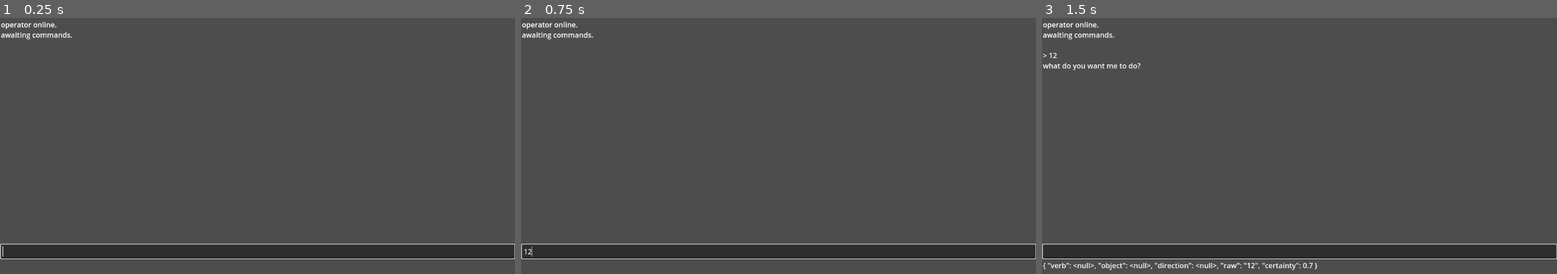
Above: before the commit, frames 1-3 (left to right).
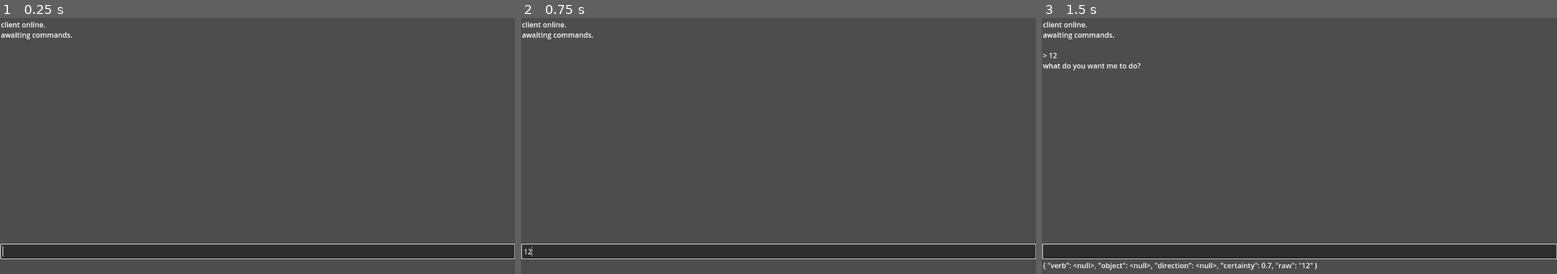
Above: after the commit, the same moments.

Repository: 11bunno11/escort-gam
Game: Godot game, scene res://control.tscn
The game is run twice, just before and just after one commit, with the same random seed, the same clock (stepped at 60 frames per second) and the same inputs.
Inputs (mouse positions are in pixels of both pictures, inside the frame that each line leads up to):
- Up to frame 1 (0.25 s): no input
- Up to frame 2 (0.75 s): click (778, 250) at 0.52 s; type "12" at 0.6 s
- Up to frame 3 (1.5 s): tap Enter at 1.25 s; hold Right from 1.28 s (still down); tap Alt at 1.35 s

The runs differ from the first frame. In frame 1, 0.1% of the frame differs, in the area x 0-12%, y 1-5%; in frame 2, 0.1%; in frame 3, 0.3%, in the area x 0-53%, y 1-99%.

Commit message:
i forgor but i made dialogue dynamic

Diff:
--- a/main.gd
+++ b/main.gd
@@ -38,7 +38,7 @@
 
 func _ready():
 	astronaut_text.clear()
-	astronaut_text.text = "operator online.\nawaiting commands.\n"
+	astronaut_text.text = "client online.\nawaiting commands.\n"
 	input_line.grab_focus()
 
 func _on_input_line_text_submitted(text):
@@ -71,9 +71,9 @@
 		if direction == null and DIRECTIONS.has(w):
 			direction = DIRECTIONS[w]
 
-	if "maybe" in words or "think" in words or "not sure" in text:
+	if "dont" in words or "maybe" in words or "not" in text:
 		certainty = 0.3
-	elif "pretty sure" in text or "looks like" in text:
+	elif "pretty" in text or "should" in text:
 		certainty = 0.6
 	elif "definitely" in text or "100%" in text:
 		certainty = 0.9
@@ -82,8 +82,9 @@
 		"verb": verb,
 		"object": object,
 		"direction": direction,
-		"raw": text,
-		"certainty": certainty
+		"certainty": certainty,
+		"raw": text
+
 		}
 func astronaut_response(result: Dictionary) -> String:
 	if result.verb == null:
@@ -91,12 +92,12 @@
 
 	var prefix = ""
 	if result.certainty < 0.4:
-		prefix = "i think"
+		prefix = "maybe?"
 	elif result.certainty < 0.7:
-		prefix = "pretty sure"
+		prefix = "got it."
 
 	if result.verb == "MOVE" and result.direction == null:
-		return "which way?"
+		return prefix + "which way?"
 	if result.verb == "CHECK" and result.object == null:
-		return "check what?"
-	return "copy. attempting " + result.verb.to_lower() + "."
+		return prefix + "check what?"
+	return prefix + " attempting " + result.verb.to_lower() + "."
